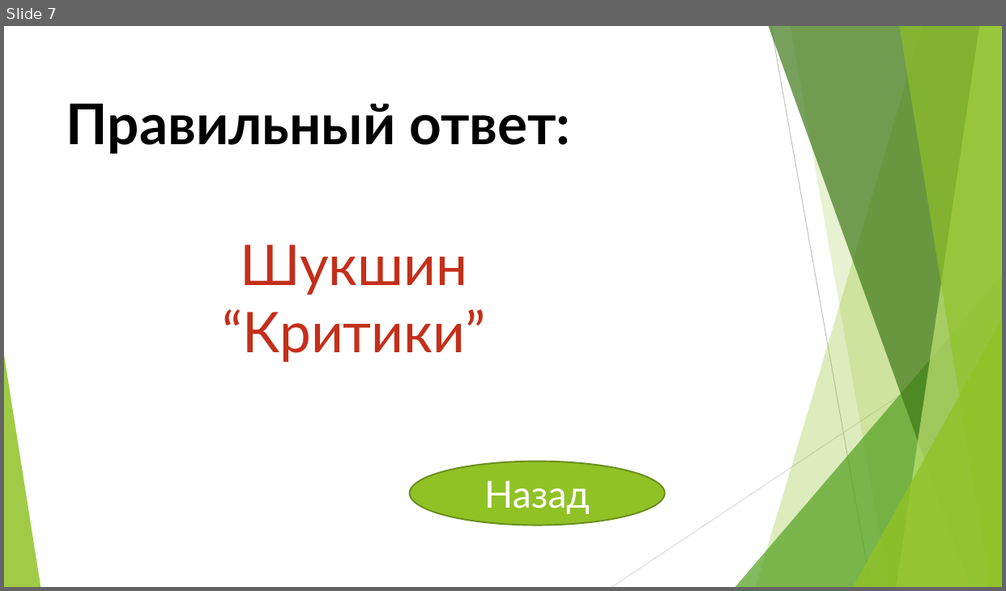
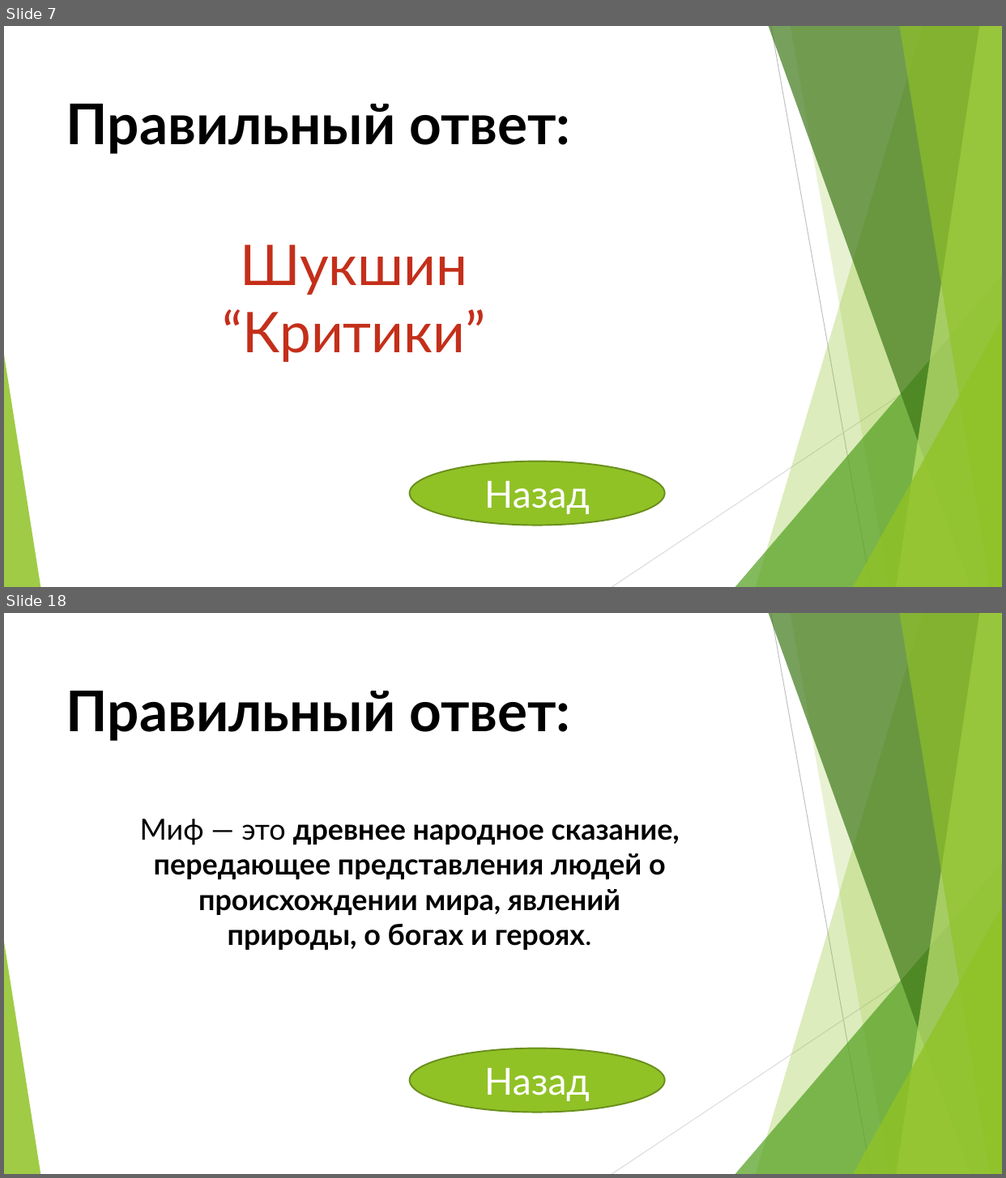
Before and after one commit to Yaric2010/ABOBA228, a slide deck: Презентация_ЯРИК_ЗЩЕЙНАБ_РЕНАТ_АМИРА.pptx. Shown one above the other, each under a label of ours: slide 7 before the commit, slides 7 and 18 after it; the slides between them are not shown. The pictures are 1006x591 and 1006x1178 pixels, drawn with LibreOffice and Linux fonts; fonts in the diff are those of the drawing. Boxes give left, top, right and bottom in pixels: in the first picture for what was removed or moved away, otherwise in the second. Text is boxed around its words. In the diff, an @@ line names an element or a change of style, - is before the commit and + after.

```diff
--- a/Презентация_ЯРИК_ЗЩЕЙНАБ_РЕНАТ_АМИРА.pptx
+++ b/Презентация_ЯРИК_ЗЩЕЙНАБ_РЕНАТ_АМИРА.pptx
@@ slide 18 added at bbox=[4, 613, 1002, 1174], background #FFFFFF; not listed: 10 template elements that a slide beside it also shows @@
@@ text added at bbox=[66, 691, 571, 741], 54 pt, text #000000, bold @@
+Правильный ответ:
@@ text added at bbox=[140, 819, 680, 951], 28 pt, text #000000, bold @@
+Миф — это древнее народное сказание, передающее представления людей о происхождении мира, явлений природы, о богах и героях.
@@ ellipse added at bbox=[410, 1049, 665, 1112], fill #90C226, outline #6B901C 1.5 pt, 36 pt, text #FFFFFF @@
+Назад
```
Also in this commit, not shown: 2 slides changed, 24 other slides added.
